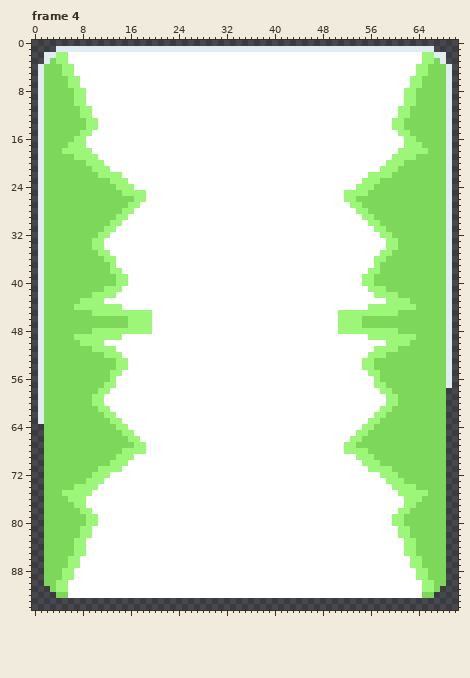
Pixel-art file, stored at dev/spritesheets/enhancementatlas.aseprite. This is how it looked before the edit.
71x95 pixels, 10 frames. Shown: frame 4. The commit also changed other frames, which this record leaves out.
And afterwards:
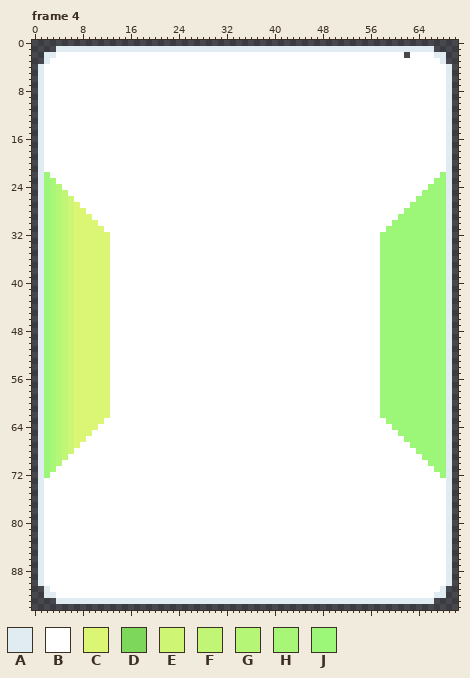
Palette (. is transparent): A #e1ecf2  B #ffffff  C #dbf574  D #7dd75a  E #cef574  F #c1f575  G #b5f676  H #a8f677  J #9cf778
Changes in this commit:
Frame 4, layer "Layer 1":
y 2: x 4..5 JJ -> BB; x 62 B -> .; x 65..66 JJ -> BB
y 3: x 3..5 DJJ -> BBB; x 65..67 JJD -> BBB
y 4..5: x 2..6 DDDJJ -> BBBBB; x 64..68 JJDDD -> BBBBB
y 6..7: x 2..7 DDDDJJ -> BBBBBB; x 63..68 JJDDDD -> BBBBBB
y 8..10: x 2..8 DDDDDJJ -> BBBBBBB; x 62..68 JJDDDDD -> BBBBBBB
y 11..12: x 2..9 DDDDDDJJ -> BBBBBBBB; x 61..68 JJDDDDDD -> BBBBBBBB
y 13..14: x 2..10 DDDDDDDJJ -> BBBBBBBBB; x 60..68 JJDDDDDDD -> BBBBBBBBB
y 15: x 2..9 DDDDDDJJ -> BBBBBBBB; x 61..68 JJDDDDDD -> BBBBBBBB
y 16: x 2..8 DDDDDJJ -> BBBBBBB; x 62..68 JJDDDDD -> BBBBBBB
y 17: x 2..8 DDDDJJJ -> BBBBBBB; x 62..68 JJJDDDD -> BBBBBBB
y 18: x 2..9 DDDJJJJJ -> BBBBBBBB; x 61..68 JJJJJDDD -> BBBBBBBB
y 19: x 2..10 DDDDDJJJJ -> BBBBBBBBB; x 60..68 JJJJDDDDD -> BBBBBBBBB
y 20: x 2..11 DDDDDDDJJJ -> BBBBBBBBBB; x 59..68 JJJDDDDDDD -> BBBBBBBBBB
y 21: x 2..12 DDDDDDDDJJJ -> BBBBBBBBBBB; x 58..68 JJJDDDDDDDD -> BBBBBBBBBBB
y 22: x 2..14 DDDDDDDDDJJJJ -> JBBBBBBBBBBBB; x 56..68 JJJJDDDDDDDDD -> BBBBBBBBBBBBJ
y 23: x 2..15 DDDDDDDDDDDJJJ -> JHBBBBBBBBBBBB; x 55..68 JJJDDDDDDDDDDD -> BBBBBBBBBBBBJJ
y 24: x 2..16 DDDDDDDDDDDDJJJ -> JHGBBBBBBBBBBBB; x 54..68 JJJDDDDDDDDDDDD -> BBBBBBBBBBBBJJJ
y 25: x 2..18 DDDDDDDDDDDDDJJJJ -> JHGFBBBBBBBBBBBBB; x 52..68 JJJJDDDDDDDDDDDDD -> BBBBBBBBBBBBBJJJJ
y 26: x 2..18 DDDDDDDDDDDDDDDJJ -> JHGFEBBBBBBBBBBBB; x 52..68 JJDDDDDDDDDDDDDDD -> BBBBBBBBBBBBJJJJJ
y 27: x 2..17 DDDDDDDDDDDDDDJJ -> JHGFECBBBBBBBBBB; x 53..68 JJDDDDDDDDDDDDDD -> BBBBBBBBBBJJJJJJ
y 28: x 2..16 DDDDDDDDDDDDDJJ -> JHGFECCBBBBBBBB; x 54..68 JJDDDDDDDDDDDDD -> BBBBBBBBJJJJJJJ
y 29: x 2..15 DDDDDDDDDDDDJJ -> JHGFECCCBBBBBB; x 55..68 JJDDDDDDDDDDDD -> BBBBBBJJJJJJJJ
y 30: x 2..14 DDDDDDDDDDDJJ -> JHGFECCCCBBBB; x 56..68 JJDDDDDDDDDDD -> BBBBJJJJJJJJJ
y 31: x 2..13 DDDDDDDDDDJJ -> JHGFECCCCCBB; x 57..68 JJDDDDDDDDDD -> BBJJJJJJJJJJ
y 32: x 2..12 DDDDDDDDDJJ -> JHGFECCCCCC; x 60..68 DDDDDDDDD -> JJJJJJJJJ
y 33..34: x 2..12 DDDDDDDDJJB -> JHGFECCCCCC; x 58 B -> J; x 61..68 DDDDDDDD -> JJJJJJJJ
y 35: x 2..12 DDDDDDDDDJJ -> JHGFECCCCCC; x 60..68 DDDDDDDDD -> JJJJJJJJJ
y 36: x 2..13 DDDDDDDDDDJJ -> JHGFECCCCCCB; x 57 J -> B; x 59..68 DDDDDDDDDD -> JJJJJJJJJJ
y 37: x 2..13 DDDDDDDDDDDJ -> JHGFECCCCCCB; x 57..68 JDDDDDDDDDDD -> BJJJJJJJJJJJ
y 38: x 2..14 DDDDDDDDDDDJJ -> JHGFECCCCCCBB; x 56..68 JJDDDDDDDDDDD -> BBJJJJJJJJJJJ
y 39..40: x 2..15 DDDDDDDDDDDDJJ -> JHGFECCCCCCBBB; x 55..68 JJDDDDDDDDDDDD -> BBBJJJJJJJJJJJ
y 41: x 2..14 DDDDDDDDDDJJJ -> JHGFECCCCCCBB; x 56..57 JJ -> BB; x 59..68 DDDDDDDDDD -> JJJJJJJJJJ
y 42: x 2..13 DDDDDDDDJJJJ -> JHGFECCCCCCB; x 57 J -> B; x 61..68 DDDDDDDD -> JJJJJJJJ
y 43: x 2..12 DDDDDDJJJJB -> JHGFECCCCCC; x 58 B -> J; x 63..68 DDDDDD -> JJJJJJ
y 44: x 2..14 DDDDDJJJJJJJJ -> JHGFECCCCCCBB; x 56..57 JJ -> BB; x 64..68 DDDDD -> JJJJJ
y 45: x 2..19 DDDDDDDDJJJJJJJJJJ -> JHGFECCCCCCBBBBBBB; x 51..57 JJJJJJJ -> BBBBBBB; x 61..68 DDDDDDDD -> JJJJJJJJ
y 46..47: x 2..19 DDDDDDDDDDDDDDJJJJ -> JHGFECCCCCCBBBBBBB; x 51..68 JJJJDDDDDDDDDDDDDD -> BBBBBBBJJJJJJJJJJJ
y 48: x 2..19 DDDDDDDDJJJJJJJJJJ -> JHGFECCCCCCBBBBBBB; x 51..57 JJJJJJJ -> BBBBBBB; x 61..68 DDDDDDDD -> JJJJJJJJ
y 49: x 2..14 DDDDDJJJJJJJJ -> JHGFECCCCCCBB; x 56..57 JJ -> BB; x 64..68 DDDDD -> JJJJJ
y 50: x 2..12 DDDDDDJJJJB -> JHGFECCCCCC; x 58 B -> J; x 63..68 DDDDDD -> JJJJJJ
y 51: x 2..13 DDDDDDDDJJJJ -> JHGFECCCCCCB; x 57 J -> B; x 61..68 DDDDDDDD -> JJJJJJJJ
y 52: x 2..14 DDDDDDDDDDJJJ -> JHGFECCCCCCBB; x 56..57 JJ -> BB; x 59..68 DDDDDDDDDD -> JJJJJJJJJJ
y 53..54: x 2..15 DDDDDDDDDDDDJJ -> JHGFECCCCCCBBB; x 55..68 JJDDDDDDDDDDDD -> BBBJJJJJJJJJJJ
y 55: x 2..14 DDDDDDDDDDDJJ -> JHGFECCCCCCBB; x 56..68 JJDDDDDDDDDDD -> BBJJJJJJJJJJJ
y 56: x 2..13 DDDDDDDDDDDJ -> JHGFECCCCCCB; x 57..68 JDDDDDDDDDDD -> BJJJJJJJJJJJ
y 57: x 2..13 DDDDDDDDDDJJ -> JHGFECCCCCCB; x 57 J -> B; x 59..68 DDDDDDDDDD -> JJJJJJJJJJ
y 58: x 2..12 DDDDDDDDDJJ -> JHGFECCCCCC; x 60..69 DDDDDDDDD. -> JJJJJJJJJA
y 59..60: x 2..12 DDDDDDDDJJB -> JHGFECCCCCC; x 58 B -> J; x 61..69 DDDDDDDD. -> JJJJJJJJA
y 61: x 2..12 DDDDDDDDDJJ -> JHGFECCCCCC; x 60..69 DDDDDDDDD. -> JJJJJJJJJA
y 62: x 2..13 DDDDDDDDDDJJ -> JHGFECCCCCCB; x 57 J -> B; x 59..69 DDDDDDDDDD. -> JJJJJJJJJJA
y 63: x 2..14 DDDDDDDDDDDJJ -> JHGFECCCCCBBB; x 56..69 JJDDDDDDDDDDD. -> BBBJJJJJJJJJJA
y 64: x 1..15 .DDDDDDDDDDDDJJ -> AJHGFECCCCBBBBB; x 55..69 JJDDDDDDDDDDDD. -> BBBBBJJJJJJJJJA
y 65: x 1..16 .DDDDDDDDDDDDDJJ -> AJHGFECCCBBBBBBB; x 54..69 JJDDDDDDDDDDDDD. -> BBBBBBBJJJJJJJJA
y 66: x 1..17 .DDDDDDDDDDDDDDJJ -> AJHGFECCBBBBBBBBB; x 53..69 JJDDDDDDDDDDDDDD. -> BBBBBBBBBJJJJJJJA
y 67: x 1..18 .DDDDDDDDDDDDDDDJJ -> AJHGFECBBBBBBBBBBB; x 52..69 JJDDDDDDDDDDDDDDD. -> BBBBBBBBBBBJJJJJJA
y 68: x 1..18 .DDDDDDDDDDDDDJJJJ -> AJHGFEBBBBBBBBBBBB; x 52..69 JJJJDDDDDDDDDDDDD. -> BBBBBBBBBBBBJJJJJA
y 69: x 1..16 .DDDDDDDDDDDDJJJ -> AJHGFBBBBBBBBBBB; x 54..69 JJJDDDDDDDDDDDD. -> BBBBBBBBBBBJJJJA
y 70: x 1..15 .DDDDDDDDDDDJJJ -> AJHGBBBBBBBBBBB; x 55..69 JJJDDDDDDDDDDD. -> BBBBBBBBBBBJJJA
y 71: x 1..14 .DDDDDDDDDJJJJ -> AJHBBBBBBBBBBB; x 56..69 JJJJDDDDDDDDD. -> BBBBBBBBBBBJJA
y 72: x 1..12 .DDDDDDDDJJJ -> AJBBBBBBBBBB; x 58..69 JJJDDDDDDDD. -> BBBBBBBBBBJA
y 73: x 1..11 .DDDDDDDJJJ -> ABBBBBBBBBB; x 59..69 JJJDDDDDDD. -> BBBBBBBBBBA
y 74: x 1..10 .DDDDDJJJJ -> ABBBBBBBBB; x 60..69 JJJJDDDDD. -> BBBBBBBBBA
y 75: x 1..9 .DDDJJJJJ -> ABBBBBBBB; x 61..69 JJJJJDDD. -> BBBBBBBBA
y 76: x 1..8 .DDDDJJJ -> ABBBBBBB; x 62..69 JJJDDDD. -> BBBBBBBA
y 77: x 1..8 .DDDDDJJ -> ABBBBBBB; x 62..69 JJDDDDD. -> BBBBBBBA
y 78: x 1..9 .DDDDDDJJ -> ABBBBBBBB; x 61..69 JJDDDDDD. -> BBBBBBBBA
y 79..80: x 1..10 .DDDDDDDJJ -> ABBBBBBBBB; x 60..69 JJDDDDDDD. -> BBBBBBBBBA
y 81..82: x 1..9 .DDDDDDJJ -> ABBBBBBBB; x 61..69 JJDDDDDD. -> BBBBBBBBA
y 83..85: x 1..8 .DDDDDJJ -> ABBBBBBB; x 62..69 JJDDDDD. -> BBBBBBBA
y 86..87: x 1..7 .DDDDJJ -> ABBBBBB; x 63..69 JJDDDD. -> BBBBBBA
y 88..89: x 1..6 .DDDJJ -> ABBBBB; x 64..69 JJDDD. -> BBBBBA
y 90: x 1..5 .DDJJ -> ABBBB; x 65..69 JJDD. -> BBBBA
y 91: x 2..5 .DJJ -> ABBB; x 65..68 JJD. -> BBBA
y 92: x 2..5 ..DD -> AABB; x 65..68 DD.. -> BBAA
y 93: x 4..66 ............................................................... -> AAAAAAAAAAAAAAAAAAAAAAAAAAAAAAAAAAAAAAAAAAAAAAAAAAAAAAAAAAAAAAA
Pixel boxes of the changes (left, top, right, bottom) in both pictures:
changed: (38, 52, 452, 604)
